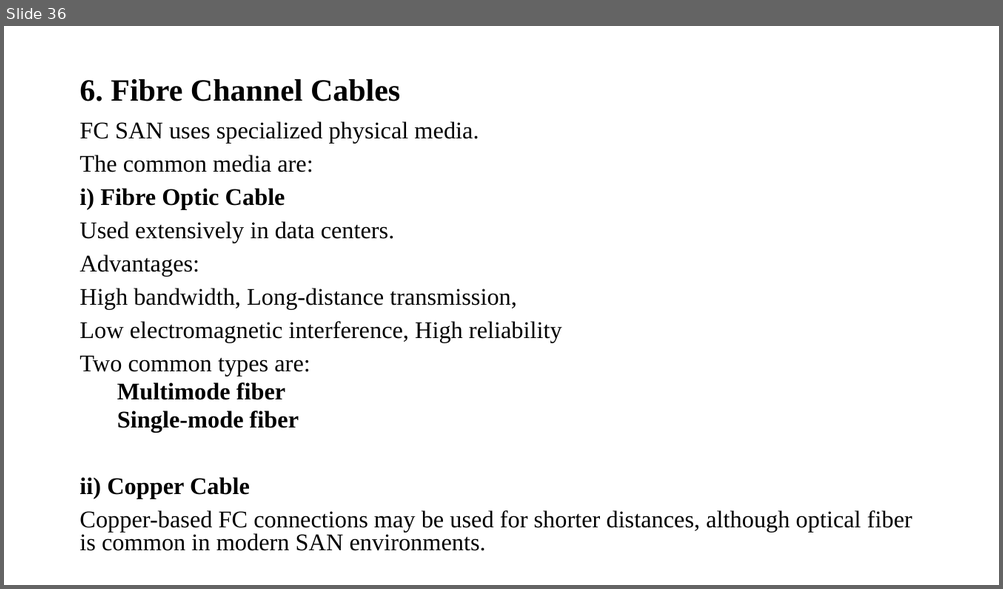
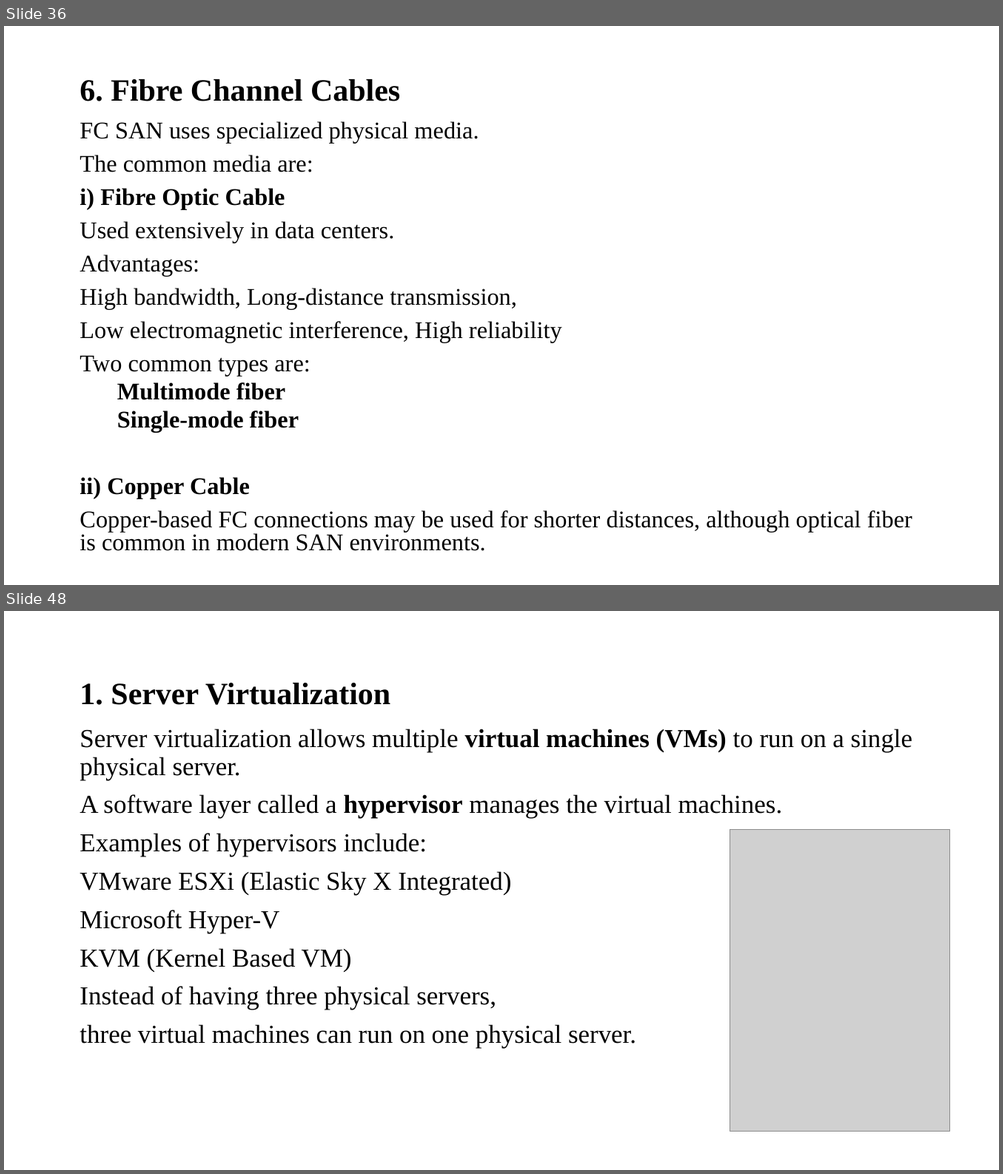
Before and after one commit to kittyboy06/Clg, a slide deck: 5th Sem/Storage Tech/UNIT 3.pptx. Shown one above the other, each under a label of ours: slide 36 before the commit, slides 36 and 48 after it; the slides between them are not shown. The pictures are 1003x589 and 1003x1174 pixels, drawn with LibreOffice and Linux fonts; fonts in the diff are those of the drawing; grey boxes stand for pictures. Boxes give left, top, right and bottom in pixels: in the first picture for what was removed or moved away, otherwise in the second. Text is boxed around its words. In the diff, an @@ line names an element or a change of style, - is before the commit and + after.

```diff
--- a/5th Sem/Storage Tech/UNIT 3.pptx
+++ b/5th Sem/Storage Tech/UNIT 3.pptx
@@ slide 48 added at (4,611,999,1170), background #FFFFFF @@
@@ title added at (79,683,390,705), 30 pt, text #000000, bold @@
+1. Server Virtualization
@@ text added at (79,729,912,1049), 25 pt, text #000000 @@
+Server virtualization allows multiple virtual machines (VMs) to run on a single physical server.
+A software layer called a hypervisor manages the virtual machines.
+Examples of hypervisors include:
+VMware ESXi (Elastic Sky X Integrated)
+Microsoft Hyper-V
+KVM (Kernel Based VM)
+Instead of having three physical servers,
+three virtual machines can run on one physical server.
@@ picture added at (730,829,949,1132) @@
```
Also in this commit, not shown: 12 slides changed, 46 other slides added, 21 other files.
